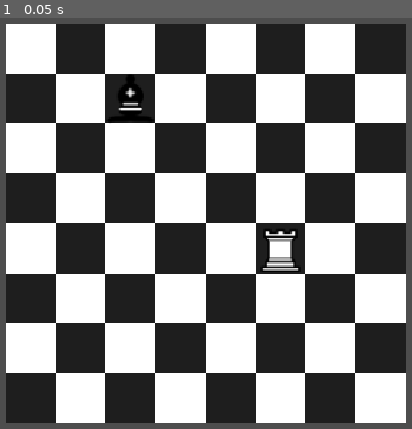
Above: before the commit, frame 1.
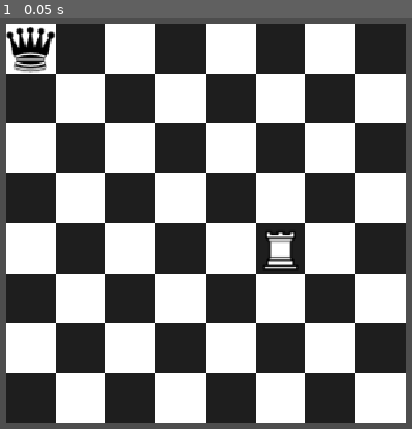
Above: after the commit, the same moment.

Repository: ConnorP12/Chess
Game: Godot game, scene res://Scenes/Chess.tscn
Two runs of this game, one before a commit and one after it. Both use one fixed random seed, a clock stepped at 60 frames per second and the inputs below.
Inputs:
- Up to frame 1 (0.05 s): no input

The runs differ from the first frame. In frame 1, 1.8% of the frame differs, in the area x 1-73%, y 2-62%.

Commit message:
made the queen

Diff:
--- a/Scenes/bishop.tscn
+++ b/Scenes/bishop.tscn
@@ -32,7 +32,7 @@
 }]
 
 [node name="Bishop" type="Node2D" unique_id=901528104]
-scale = Vector2(0.44, 0.44)
+scale = Vector2(0.4, 0.4)
 script = ExtResource("1_boa6r")
 metadata/_custom_type_script = "uid://dvvejrnsfnkb8"
 
--- /dev/null
+++ b/Scenes/queen.tscn
@@ -0,0 +1,41 @@
+[gd_scene format=3 uid="uid://dukw03ele15xe"]
+
+[ext_resource type="Script" uid="uid://brqgbh4lfnk4f" path="res://Scripts/queen.gd" id="1_jje3b"]
+[ext_resource type="Texture2D" uid="uid://cla2mshxp0elx" path="res://Assets/ChessTextures/BQueen.svg" id="2_1hw32"]
+[ext_resource type="Texture2D" uid="uid://cr1lku07l36wb" path="res://Assets/ChessTextures/WQueen.svg" id="3_yh6ev"]
+
+[sub_resource type="AtlasTexture" id="AtlasTexture_r4wj5"]
+atlas = ExtResource("2_1hw32")
+region = Rect2(0, 0, 45, 45)
+
+[sub_resource type="AtlasTexture" id="AtlasTexture_3ulux"]
+atlas = ExtResource("3_yh6ev")
+region = Rect2(0, 0, 45, 45)
+
+[sub_resource type="SpriteFrames" id="SpriteFrames_e2ah4"]
+animations = [{
+"frames": [{
+"duration": 1.0,
+"texture": SubResource("AtlasTexture_r4wj5")
+}],
+"loop": true,
+"name": &"black",
+"speed": 0.0
+}, {
+"frames": [{
+"duration": 1.0,
+"texture": SubResource("AtlasTexture_3ulux")
+}],
+"loop": true,
+"name": &"white",
+"speed": 0.0
+}]
+
+[node name="Queen" type="Node2D" unique_id=1903436081]
+scale = Vector2(0.4, 0.4)
+script = ExtResource("1_jje3b")
+metadata/_custom_type_script = "uid://dvvejrnsfnkb8"
+
+[node name="AnimatedSprite2D" type="AnimatedSprite2D" parent="." unique_id=2116327069]
+sprite_frames = SubResource("SpriteFrames_e2ah4")
+animation = &"white"
--- a/Scenes/rook.tscn
+++ b/Scenes/rook.tscn
@@ -32,7 +32,7 @@
 }]
 
 [node name="Rook" type="Node2D" unique_id=1109718355]
-scale = Vector2(0.44, 0.44)
+scale = Vector2(0.4, 0.4)
 script = ExtResource("1_j1kqh")
 metadata/_custom_type_script = "uid://dvvejrnsfnkb8"
 
--- a/Scripts/chess.gd
+++ b/Scripts/chess.gd
@@ -5,6 +5,7 @@
 @onready var bishop = preload("res://Scenes/bishop.tscn")
 @onready var human = preload("res://Scenes/human.tscn")
 @onready var rook = preload("res://Scenes/rook.tscn")
+@onready var queen = preload("res://Scenes/queen.tscn")
 @onready var board = %Board
 var player = {}
 # Called when the node enters the scene tree for the first time.
@@ -19,7 +20,7 @@
 	for p in player.values():
 		add_child(p)
 	# add a piece
-	player["black"].piece.append(bishop.instantiate())
+	player["black"].piece.append(queen.instantiate())
 	player["white"].piece.append(rook.instantiate())
 	player["white"].add_pieces()
 
--- /dev/null
+++ b/Scripts/queen.gd
@@ -0,0 +1,19 @@
+extends Piece
+
+
+func _process(_delta) -> void:
+	super(_delta)
+	$AnimatedSprite2D.play(colour)
+
+
+func possible_moves(enemyPieces: Array[Piece], teamPieces: Array[Piece]) -> Array:
+	var newMoves: Array
+	newMoves.append_array(Piece.slide(boardPosition, -1, 0, enemyPieces, teamPieces))
+	newMoves.append_array(Piece.slide(boardPosition, 1, 0, enemyPieces, teamPieces))
+	newMoves.append_array(Piece.slide(boardPosition, 0, 1, enemyPieces, teamPieces))
+	newMoves.append_array(Piece.slide(boardPosition, 0, -1, enemyPieces, teamPieces))
+	newMoves.append_array(Piece.slide(boardPosition, -1, -1, enemyPieces, teamPieces))
+	newMoves.append_array(Piece.slide(boardPosition, -1, 1, enemyPieces, teamPieces))
+	newMoves.append_array(Piece.slide(boardPosition, 1, -1, enemyPieces, teamPieces))
+	newMoves.append_array(Piece.slide(boardPosition, 1, 1, enemyPieces, teamPieces))
+	return newMoves
Not shown, added: Scripts/queen.gd.uid
